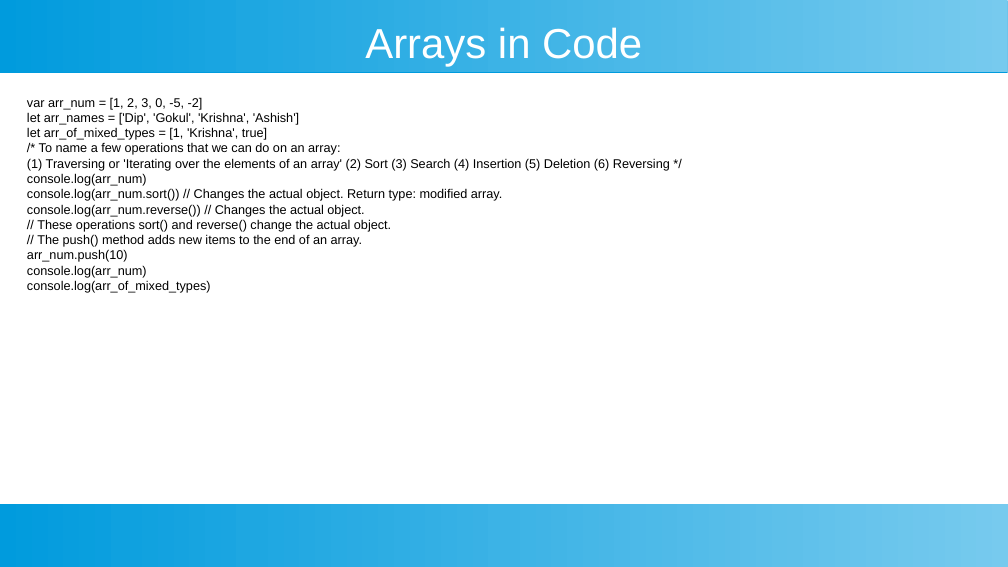
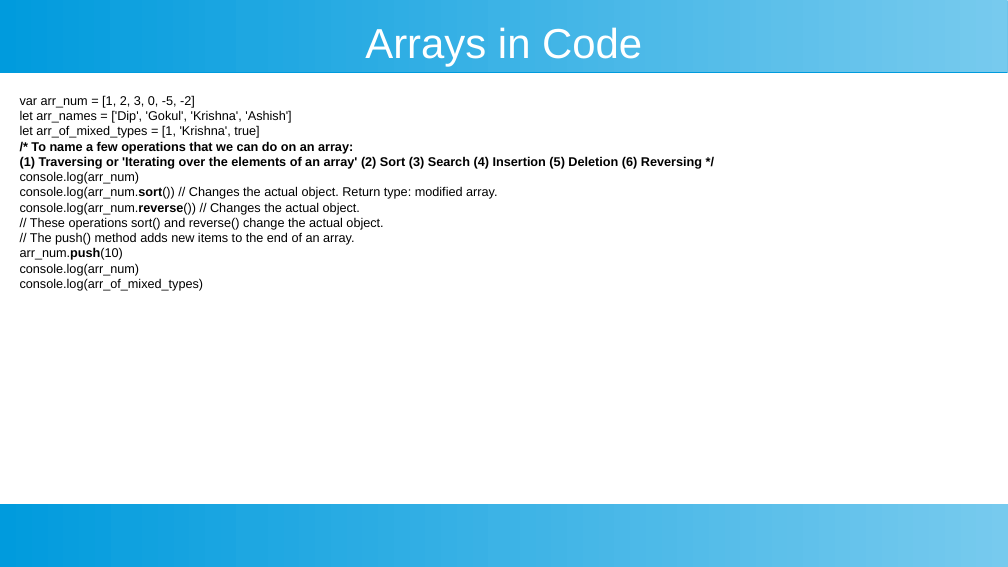
Before and after one commit to ashishjain1547/public_lessons_in_javascript, a slide deck: slide 11 of 2_Data Types in JavaScript/presentation.odp (slide 10 before the commit). Drawn at 1008x567 pixels with LibreOffice and Linux fonts; fonts in the diff are those of the drawing. Boxes give left, top, right and bottom in pixels: in the first picture for what was removed or moved away, otherwise in the second. Text is boxed around its words. In the diff, an @@ line names an element or a change of style, - is before the commit and + after.

```diff
--- a/2_Data Types in JavaScript/presentation.odp
+++ b/2_Data Types in JavaScript/presentation.odp
@@ text "var arr_num = [1, 2, ...": place and size @@
-text "var arr_num = [1, 2, ..." at box(27, 97, 670, 293)
+text "var arr_num = [1, 2, ..." at box(20, 95, 702, 291)
@@ text at box(20, 141, 702, 260): bold on in "/* To name a few operations that ...", "(1) Traversing or 'Iterating over the elements ...", "console.log(arr_num.sort())", "console.log(arr_num.reverse())" and 1 more places @@
```
Also in this commit, not shown: 3 other slides changed, 1 slide added, 6 other files.
